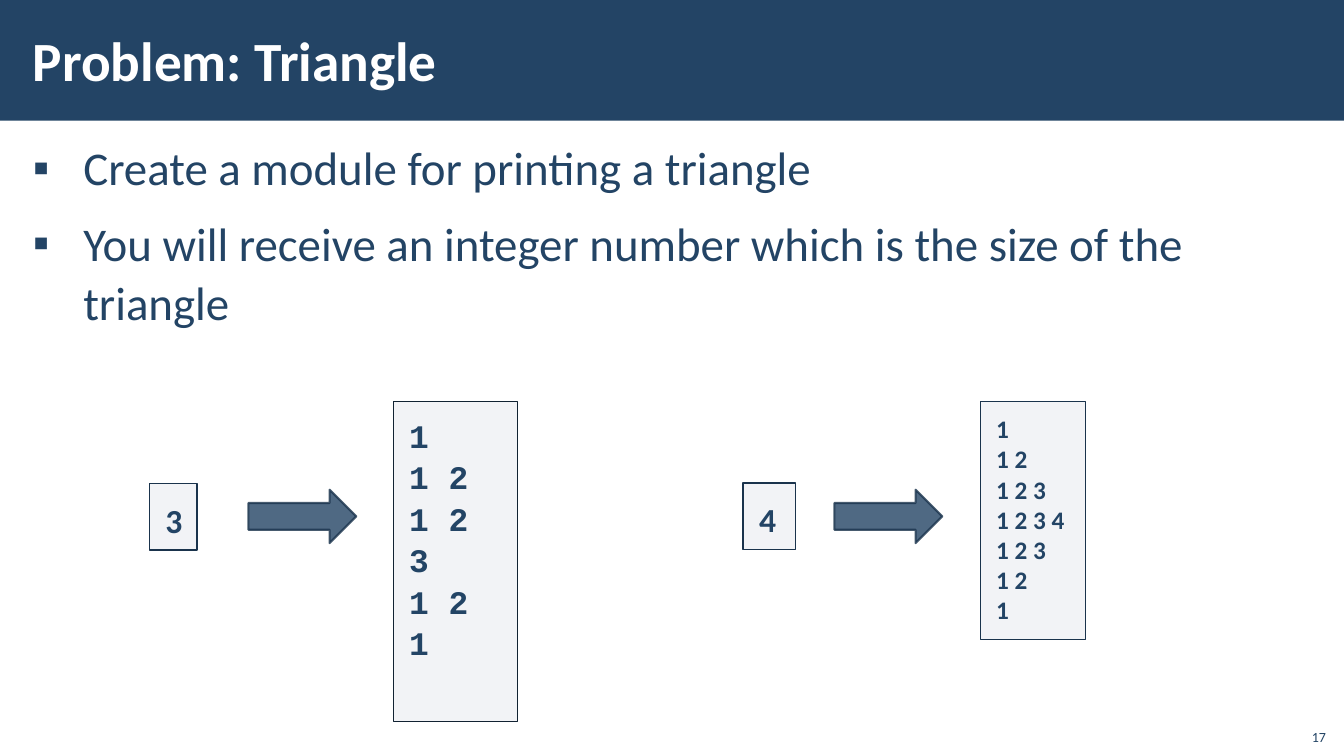
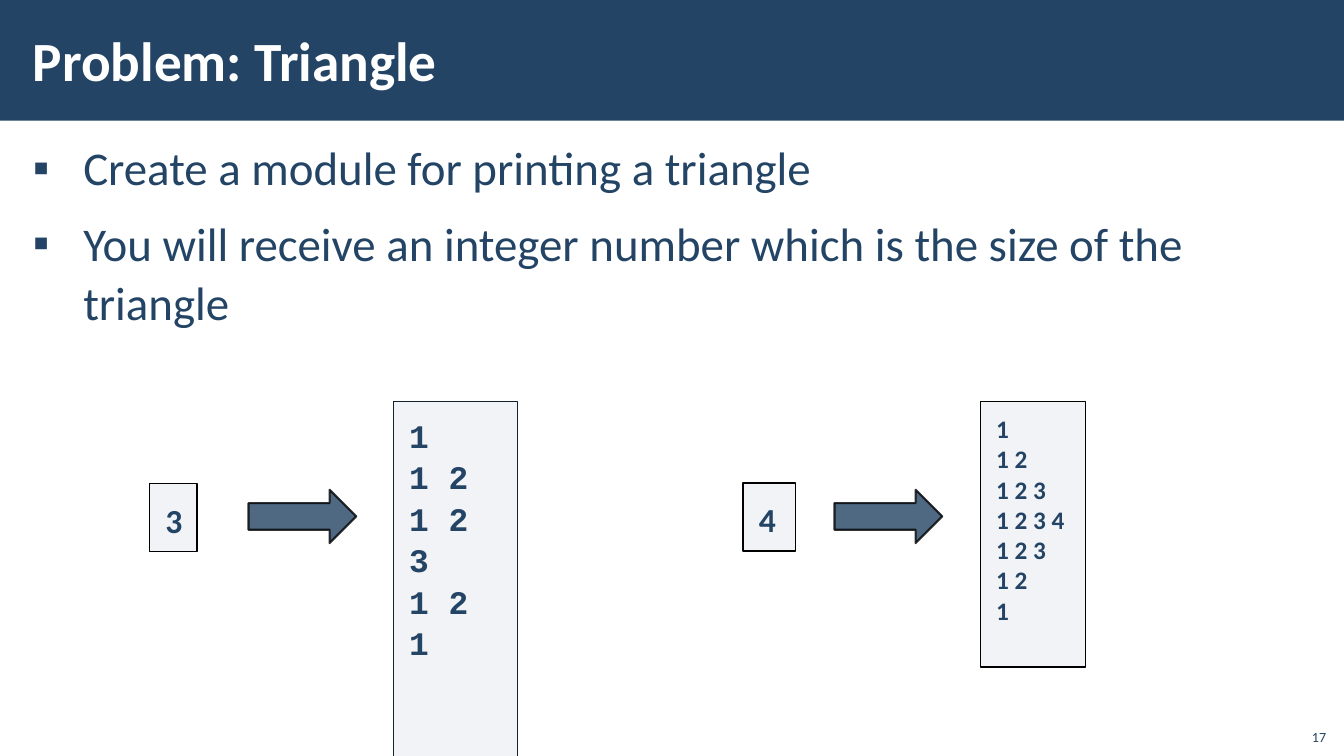
Before and after one commit to HristoRaykov/python_advanced_01.2020, a slide deck: slide 17 of 09.Modules/09-Modules.pptx. Drawn at 1344x756 pixels with LibreOffice and Linux fonts; fonts in the diff are those of the drawing; background and template pictures are left out. Boxes give left, top, right and bottom in pixels: in the first picture for what was removed or moved away, otherwise in the second. Text is boxed around its words. In the diff, an @@ line names an element or a change of style, - is before the commit and + after.

```diff
--- a/09.Modules/09-Modules.pptx
+++ b/09.Modules/09-Modules.pptx
@@ rectangle "1": place and size @@
-rectangle "1" at [393, 401, 517, 633]
+rectangle "1" at [393, 401, 517, 756]
@@ rectangle "1" at [393, 401, 517, 756]: text to rectangle; outline #112233 1 pt to #112232 0.99 pt @@
@@ outline #1A334C 1 pt to #000000 0.99 pt in 3 elements at [743, 483, 796, 552], [149, 484, 197, 553], [981, 401, 1086, 667] @@
@@ rectangle "1": place and size @@
-rectangle "1" at [981, 401, 1086, 639]
+rectangle "1" at [981, 401, 1086, 667]
@@ right arrow at [248, 490, 356, 543]: outline #1A334C 1.5 pt to #000000 1.5 pt; proportions changed @@
@@ right arrow at [835, 490, 943, 543]: outline #1A334C 1.5 pt to #000000 1.5 pt; proportions changed @@
```
Also in this commit, not shown: 13 other slides changed, 2 other files.
